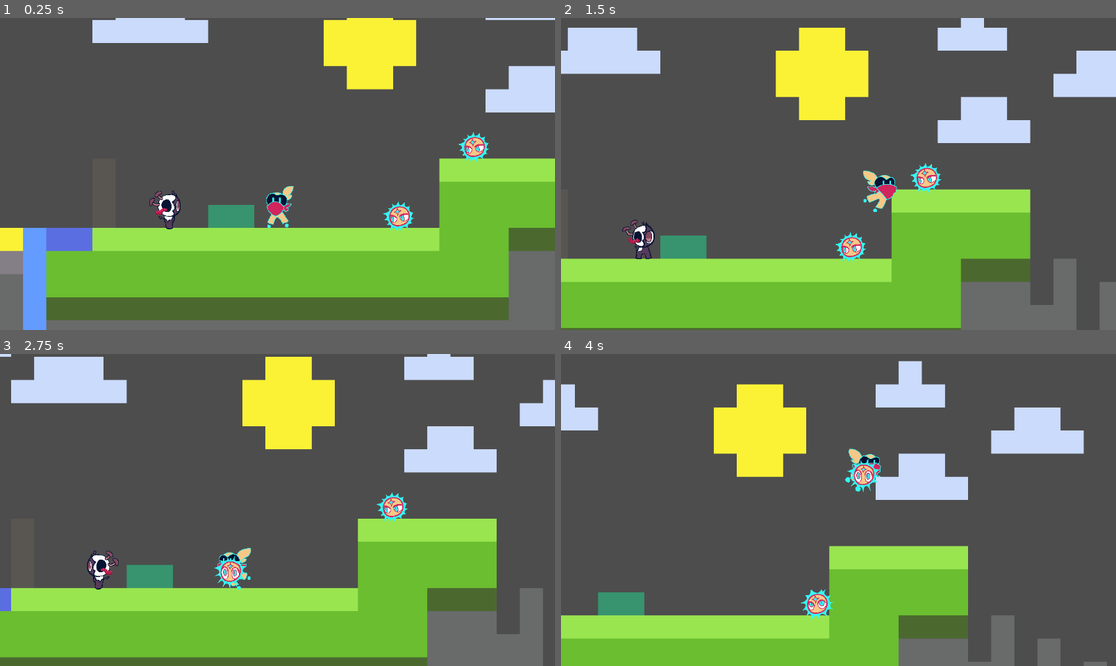
Above: before the commit, frames 1-4 (two rows, left to right).
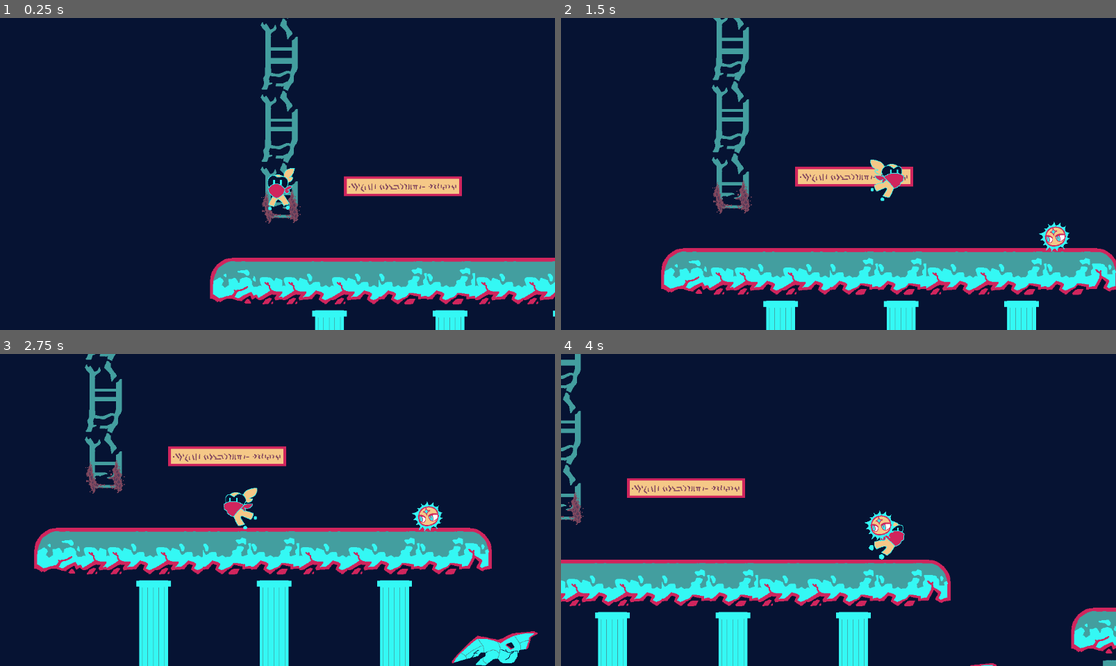
Above: after the commit, the same moments.

Repository: CookieRA9001/SI_motroidvenia
Game: Godot game, scene res://sceans/startingLevel.tscn
Same seed, same stepped clock (60 frames per second), same inputs: the game is played once before the commit and once after it. Before the commit the project starts from res://sceans/TestLevel.tscn.
Inputs:
- Up to frame 1 (0.25 s): no input
- Up to frame 2 (1.5 s): hold D (move_right) from 0.53 s (still down); tap E (swap) at 0.6 s; tap Space (jump) at 0.77 s; tap Q (throw) at 1.35 s
- Up to frame 3 (2.75 s): tap Space (jump) at 1.52 s; release D (move_right) at 2.03 s; hold A (move_left) from 2.03 s (still down); tap E (swap) at 2.1 s
- Up to frame 4 (4 s): release A (move_left) at 2.78 s; hold D (move_right) from 2.78 s (still down); tap Q (throw) at 2.85 s; tap Space (jump) at 3.02, 3.77 s; tap E (swap) at 3.6 s

The runs differ from the first frame. In frame 1, 100% of the frame differs, in the area x 0-100%, y 0-100%; in frame 2, 100%; in frame 3, 100%; in frame 4, 100%.

Commit message:
.

Diff:
--- a/project.godot
+++ b/project.godot
@@ -11,7 +11,7 @@
 [application]
 
 config/name="SI_metroidvenia"
-run/main_scene="res://sceans/TestLevel.tscn"
+run/main_scene="res://sceans/startingLevel.tscn"
 config/features=PackedStringArray("4.2", "GL Compatibility")
 config/icon="res://Assets/resources/icon.svg"
 
--- a/sceans/startingLevel.tscn
+++ b/sceans/startingLevel.tscn
@@ -1420,7 +1420,7 @@
 
 [node name="Camera2D" type="Camera2D" parent="Player"]
 position = Vector2(-2, 0)
-limit_bottom = 21000000
+limit_bottom = 2300
 limit_smoothed = true
 position_smoothing_enabled = true
 position_smoothing_speed = 3.0
